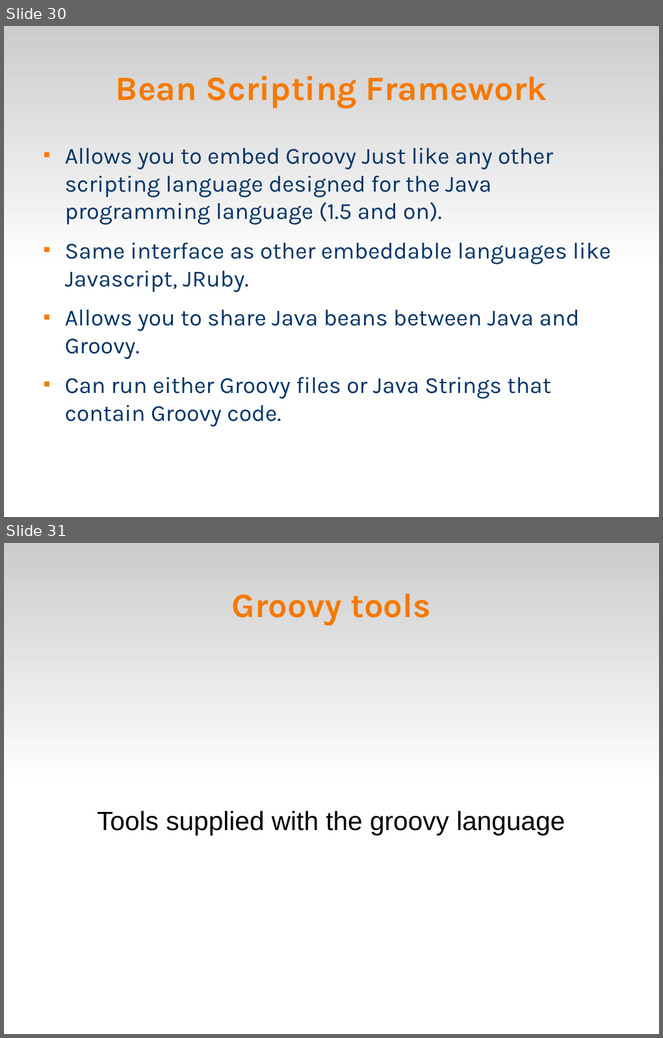
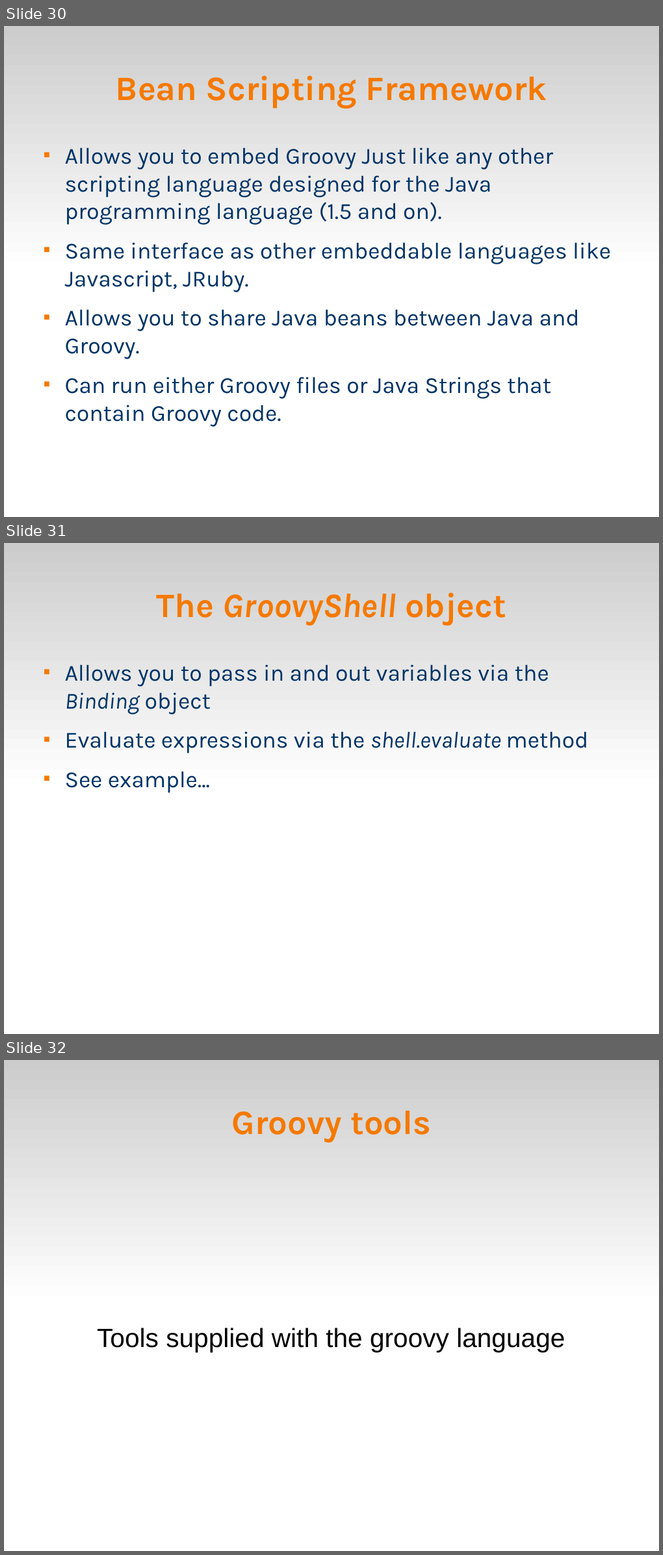
Before and after one commit to veltzer/demos, a slide deck: groovy/doc/groovy.odp. Shown one above the other, each under a label of ours: slides 30 and 31 before the commit, slides 30, 31 and 32 after it. The pictures are 663x1038 and 663x1555 pixels, drawn with LibreOffice and Linux fonts; fonts in the diff are those of the drawing. Boxes give left, top, right and bottom in pixels: in the first picture for what was removed or moved away, otherwise in the second. Text is boxed around its words. In the diff, an @@ line names an element or a change of style, - is before the commit and + after.

Commit message:
more embedding examples

```diff
--- a/groovy/doc/groovy.odp
+++ b/groovy/doc/groovy.odp
@@ slide 31 added at <box>4,543,659,1034</box>, background #FFFFFF; not listed: 1 template element that a slide beside it also shows @@
@@ title added at <box>157,592,506,626</box>, 41.4 pt, text #F57900, bold, italic @@
+The GroovyShell object
@@ text added at <box>65,665,589,793</box>, 28 pt, text #003366 @@
+■ Allows you to pass in and out variables via the Binding object
+■ Evaluate expressions via the shell.evaluate method
+■ See example...
@@ what was slide 31 is now slide 32 @@
```
Also in this commit, not shown: 1 other file.
